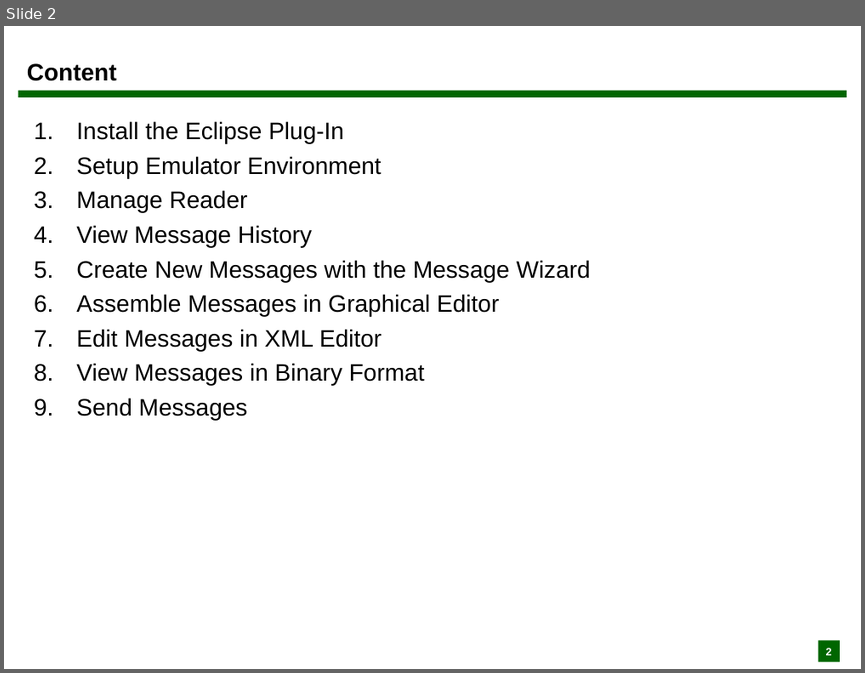
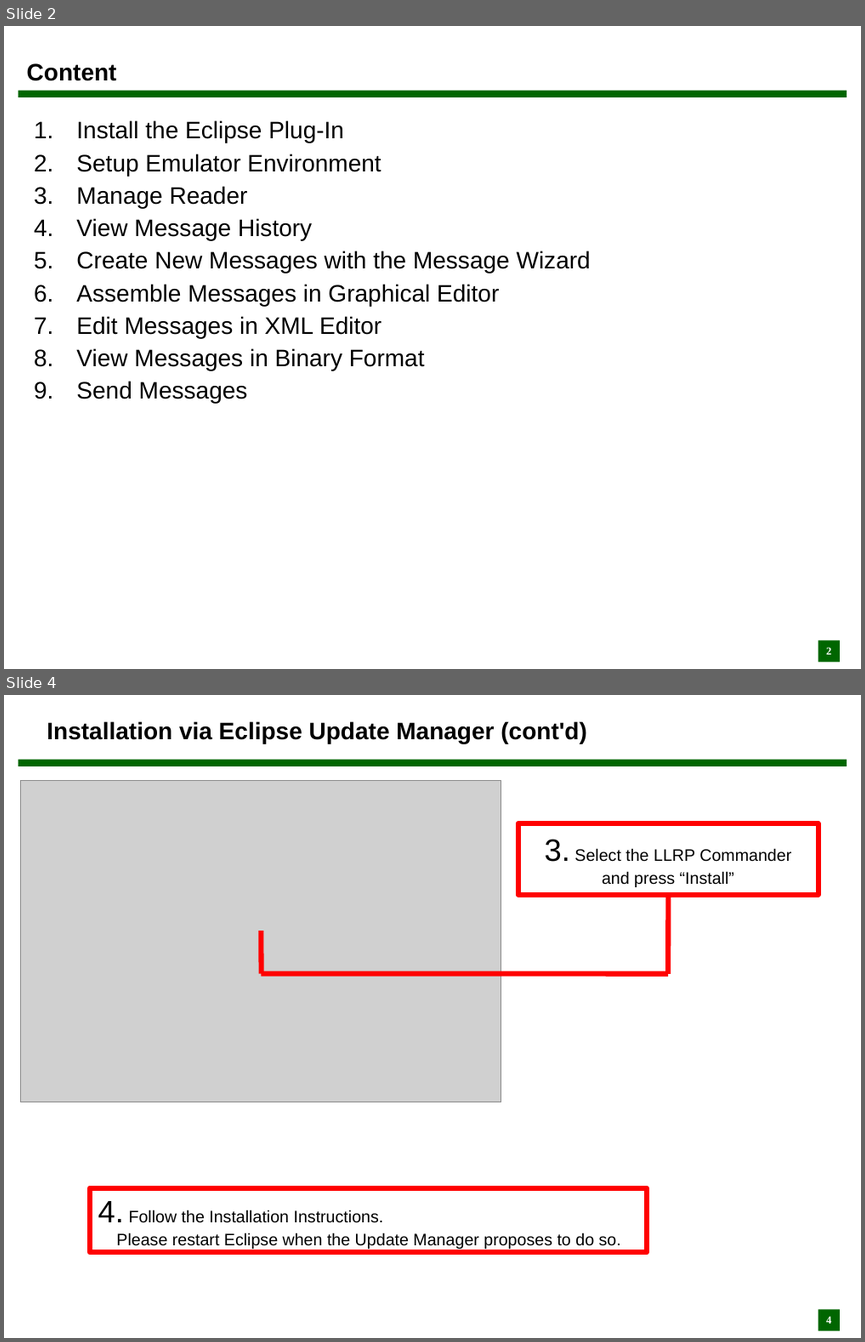
Before and after one commit to Fosstrak/fosstrak-llrp, a slide deck: src/site/resources/pdf/llrp_commander_UserGuide.ppt. Shown one above the other, each under a label of ours: slide 2 before the commit, slides 2 and 4 after it; the slides between them are not shown. The pictures are 865x673 and 865x1342 pixels, drawn with LibreOffice and Linux fonts; fonts in the diff are those of the drawing; grey boxes stand for pictures. Boxes give left, top, right and bottom in pixels: in the first picture for what was removed or moved away, otherwise in the second. Text is boxed around its words. In the diff, an @@ line names an element or a change of style, - is before the commit and + after.

Commit message:
- updated to describe the installation with the eclipse update manager.

```diff
--- a/src/site/resources/pdf/llrp_commander_UserGuide.ppt
+++ b/src/site/resources/pdf/llrp_commander_UserGuide.ppt
@@ slide 4 added at (4, 695, 861, 1338), background #FFFFFF; not listed: 2 template elements that a slide beside it also shows @@
@@ title added at (46, 721, 587, 743), 20 pt, text #000000, bold @@
+Installation via Eclipse Update Manager (cont'd)
@@ picture added at (20, 781, 501, 1102) @@
@@ rectangle added at (518, 823, 818, 895), fill #FFFFFF, outline #FF0000 4.31 pt, 14 pt, text #000000 @@
+3. Select the LLRP Commander
+and press “Install”
@@ line added from (668, 974) to (668, 845), #FF0000 4.31 pt @@
@@ line added from (261, 930) to (261, 974), #FF0000 4.31 pt @@
@@ line added from (261, 974) to (668, 974), #FF0000 4.31 pt @@
@@ rectangle added at (90, 1188, 647, 1252), fill #FFFFFF, outline #FF0000 4.31 pt, 14 pt, text #000000 @@
+4. Follow the Installation Instructions.
+Please restart Eclipse when the Update Manager proposes to do so.
@@ slide 2 changed as well @@
@@ text "Install the Eclipse Plug-In" at (76, 120, 590, 403): line spacing 1 to 0.93 @@
```
Also in this commit, not shown: 13 other slides changed, 1 other slide added, 1 other file.
